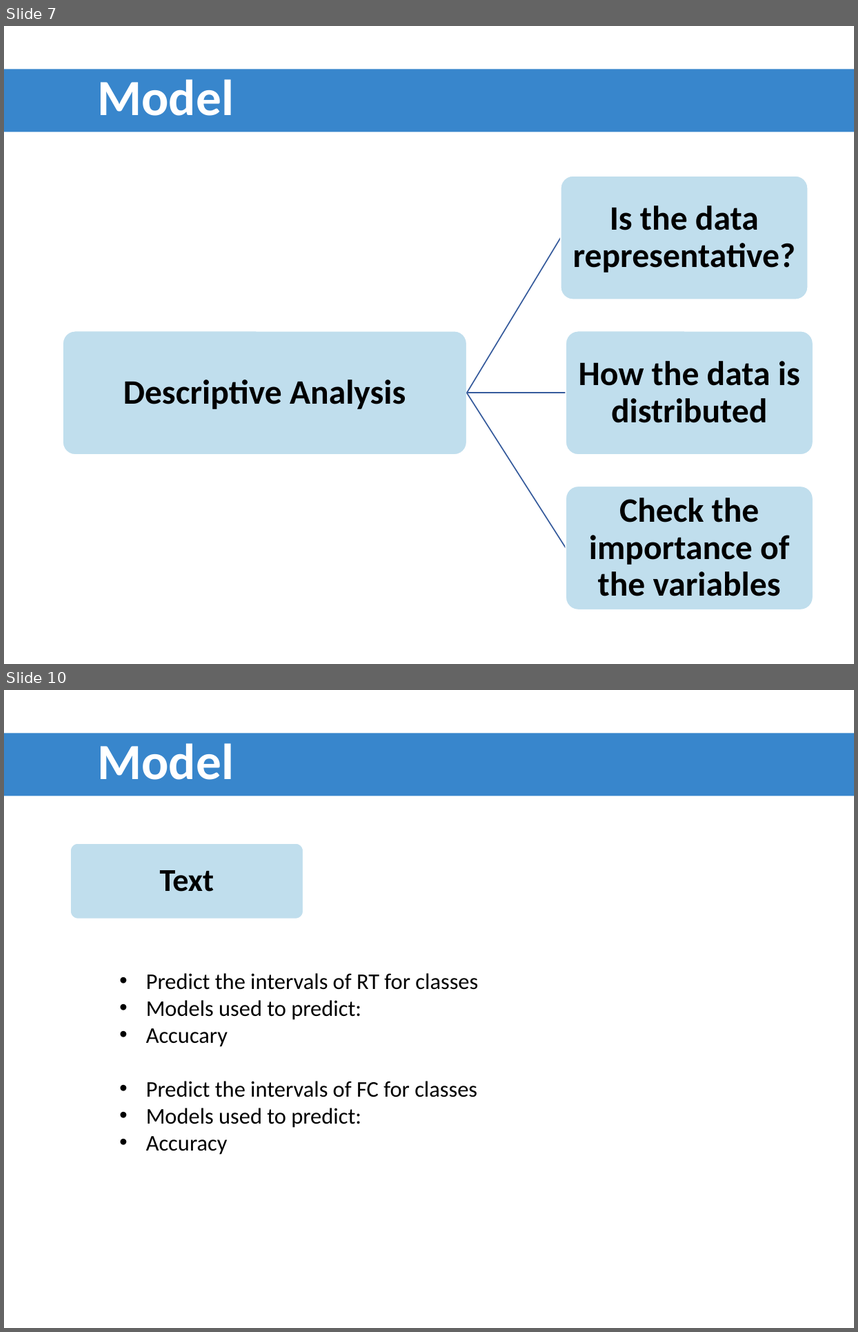
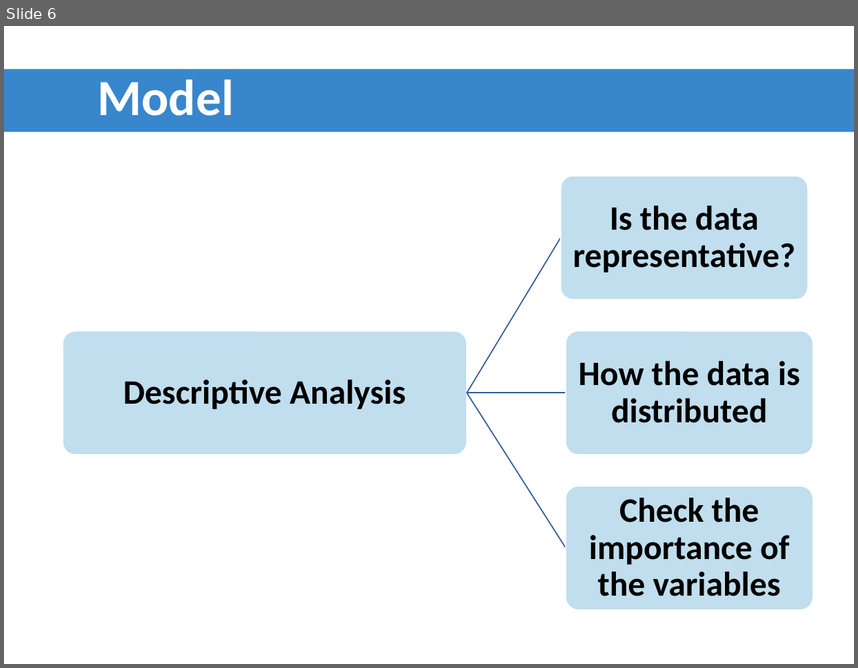
Before and after one commit to ADS2018UB/tweempact, a slide deck: Presentation/development.pptx. Shown one above the other, each under a label of ours: slides 7 and 10 before the commit, slide 6 after it; the slides between them are not shown. The pictures are 858x1332 and 858x668 pixels, drawn with LibreOffice and Linux fonts; fonts in the diff are those of the drawing; background and template pictures are left out. Boxes give left, top, right and bottom in pixels: in the first picture for what was removed or moved away, otherwise in the second. Text is boxed around its words. In the diff, an @@ line names an element or a change of style, - is before the commit and + after.

Commit message:
part de model afegida

```diff
--- a/Presentation/development.pptx
+++ b/Presentation/development.pptx
@@ slide 10 removed at (4,690,854,1328), background picture (left out) @@
@@ rectangle removed at (4,733,854,796) @@
-Model
@@ rounded rectangle removed at (70,843,303,918) @@
@@ text removed at (160,870,214,891) @@
-Text
@@ text removed at (146,973,478,1154) @@
-• Predict the intervals of RT for classes
-• Models used to predict:
-• Accucary
-• Predict the intervals of FC for classes
-• Models used to predict:
-• Accuracy
@@ what was slide 7 is now slide 6 @@
```
Also in this commit, not shown: 2 slides changed, 2 slides added, 1 other slide removed.
